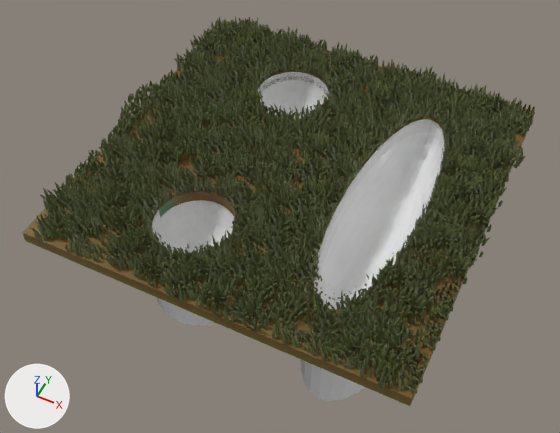
One commit to the Blender file GUI/assets/ModelsRaw/BottomHoles.blend: the scene before it, then after it.
Camera for both pictures: a camera (50 mm lens) standing at (12.2, -26.4, 28.9) and looking at (-0.8, -0.4, -3.6). Every picture has the same lights, and +X, +Y and +Z are marked at lower left. The first picture is the older version.
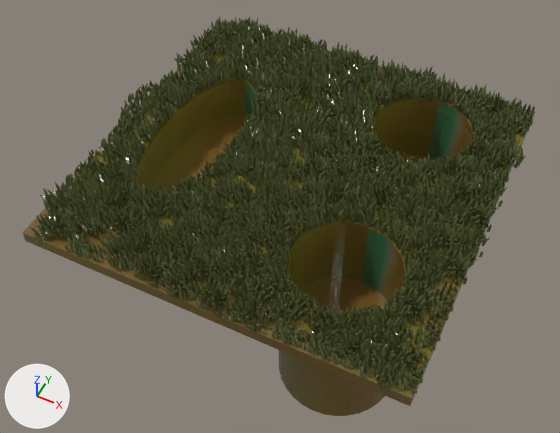
Where the newer file only moved an object's origin or applied its transform, the numbers keep the older frame.

What changed in the scene script:
```text
Change mat_508_002:
    remove n2 = _N.new('ShaderNodeTexImage'); n2.name = 'Image Texture'
    remove n2.image = img_508_002_roughness
    add n3 = _N.new('ShaderNodeTexImage'); n3.name = 'Image Texture.001'
    add n3.image = img_508_002_roughness
    where n0 = _N.new('ShaderNodeBsdfPrincipled'); n0.name = 'Principled BSDF'
    remove _L.new(n2.outputs[0], n0.inputs[0])  # 'Color' to 'Base Color'
    add _L.new(n3.outputs[0], n0.inputs[0])  # 'Color' to 'Base Color'
    add _L.new(n3.outputs[0], n0.inputs[2])  # 'Color' to 'Roughness'
Change me_cube:
    used by ob_cube; location = (0.0, 0.0, 0.0); scale = (10.0, 10.0, 0.32)
    remove me_cube.from_pydata(...)  # 144315 vertices, 127825 faces, 132 loose edges; spans x -1.09..1.05, y -1.03..1.04, z -1.0..4.44
    add me_cube.from_pydata(...)  # 136478 vertices, 120918 faces, 223 loose edges; spans x -1.09..1.05, y -1.03..1.04, z -25.35..4.51
    me_cube part 1: 2480 loose pieces with 24899 vertices, spanning x -0.8..0.76, y -0.76..0.84, z 0.68..4.44, are deleted
    me_cube part 2: 95 vertices moved within x -0.8..0.76, y -0.78..0.84, z 0.78..3.09; 6217 vertices removed from x -0.81..0.76, y -0.8..0.84, z -1.0..4.26; 23279 vertices added at x -0.85..0.81, y -0.81..0.88, z -25.35..4.51
    other edits to the shape of me_cube do not show in these pictures
    add me_cube.materials.append(mat_508_002)
Remove ob_cylinder_002:
    ob_cylinder_002 = bpy.data.objects.new('Cylinder.002', me_cylinder_002)
    ob_cylinder_002.location = (4.92, 0.0, -4.06)
    ob_cylinder_002.scale = (2.99, 7.23, 4.36)
```

Location of each change, (x1, y1, x2, y2) in pixels of the pictures (560 x 433 px):
'Cube', surface changed, reshaped: before (22, 16, 535, 406); after (22, 16, 535, 416)
'Cylinder.002', deleted: before (152, 72, 445, 401)
part 1 of me_cube, deleted (green): before (137, 70, 473, 312)
part 2 of me_cube, reshaped: before (22, 20, 535, 399); after (22, 20, 535, 416)
